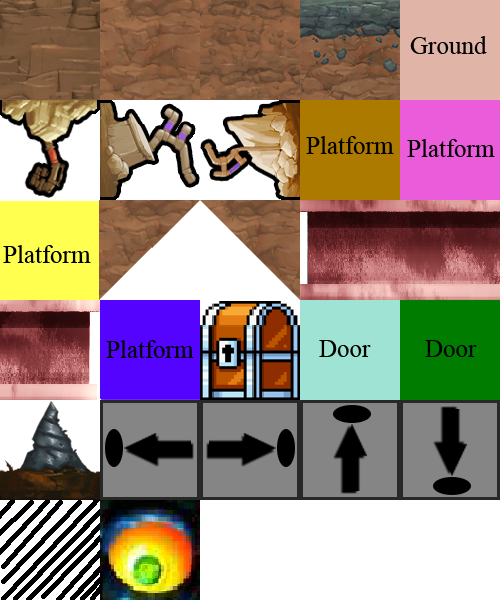
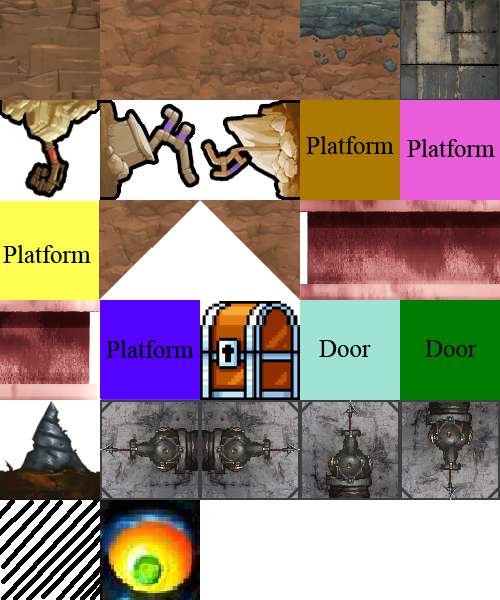
The second 500px x 600px image is a revision of the first. Changes to its layers:
added layer "NEW ARROW UP copy 3" above "NEW ARROW UP copy 2" over (100, 400, 200, 500)
added layer "NEW ARROW UP copy 2" above "NEW ARROW UP copy" over (200, 400, 300, 500)
added layer "NEW ARROW UP copy" above "NEW ARROW UP" over (400, 400, 500, 500)
added layer "NEW ARROW UP" above "Layer 7" over (300, 400, 400, 500)
added layer "Metal-Texture-3" above "Beam 3" over (401, 1, 499, 99)
added layer "Rectangle 2" above "Layer 5 copy 3" over (400, 0, 500, 100)
hid "arrow tile down" over (400, 400, 500, 500)
hid "Arrowtile right" over (200, 400, 300, 500)
hid "arrwtile left" over (100, 400, 200, 500)
